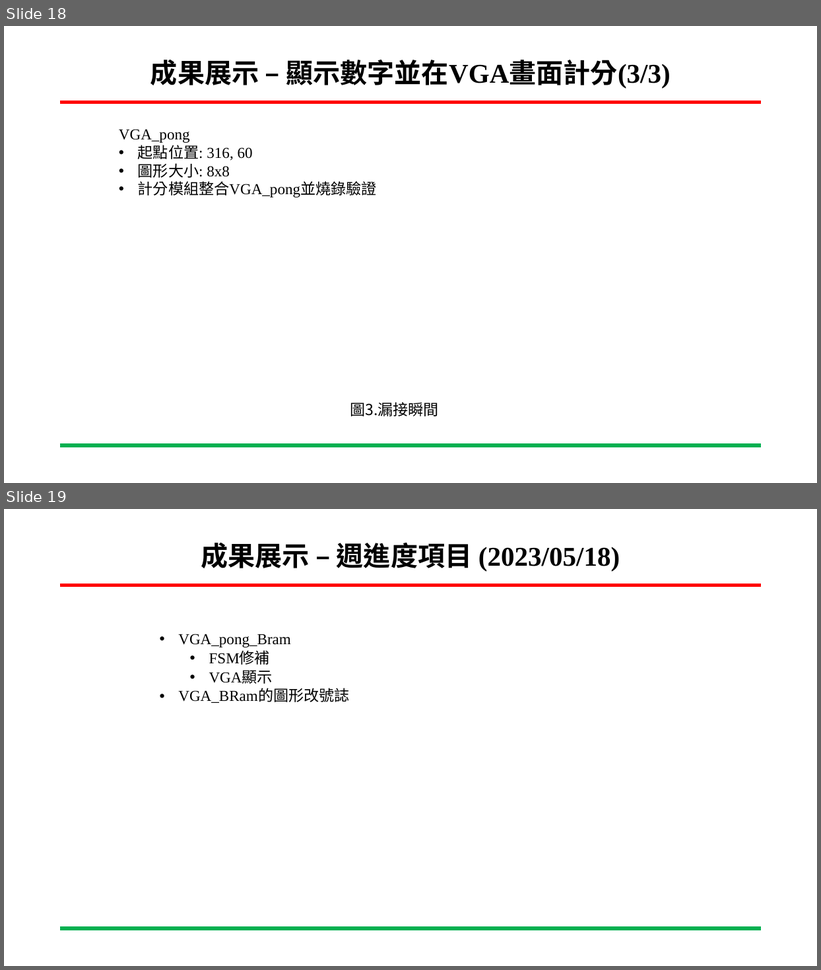
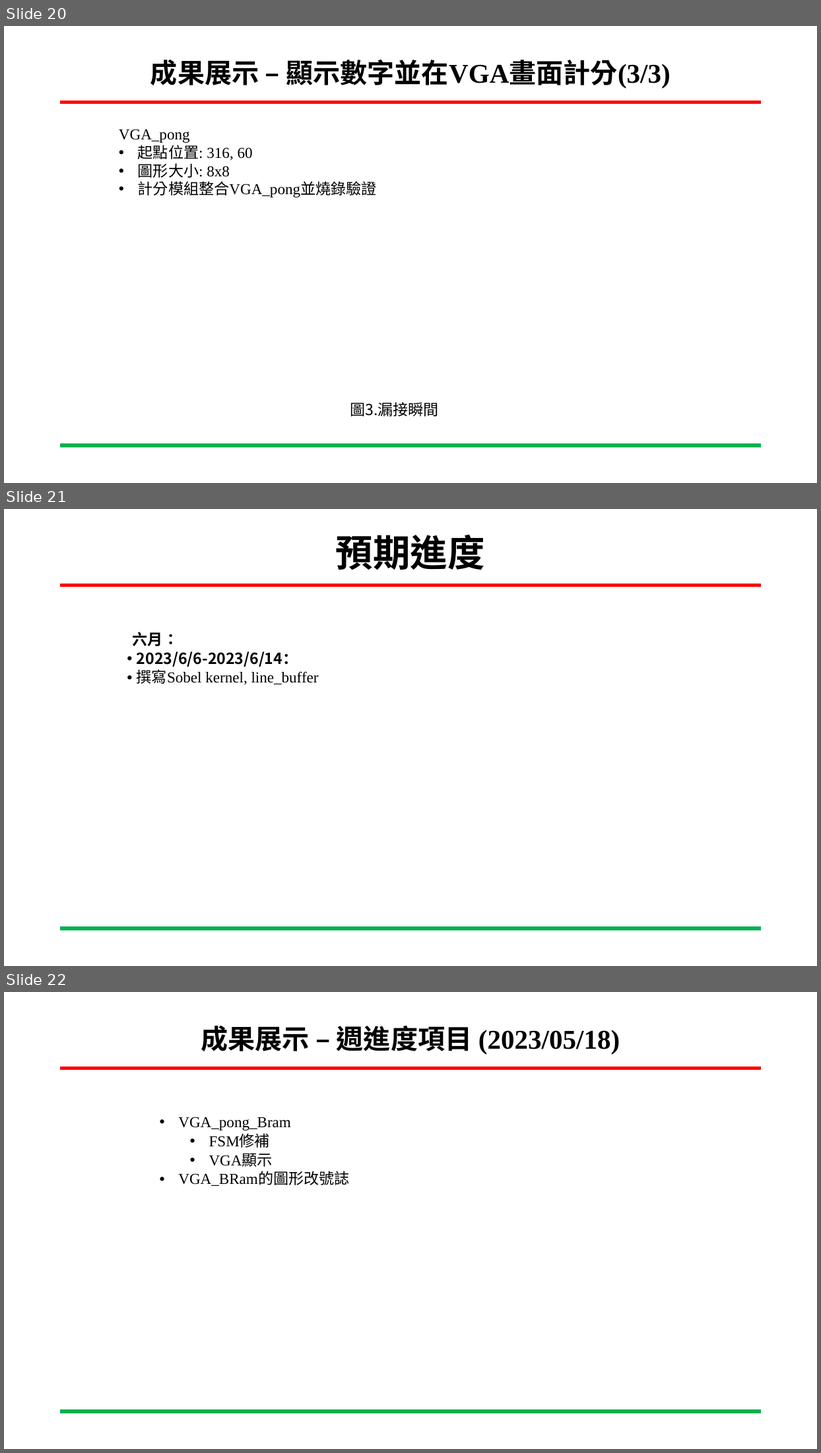
Before and after one commit to ing0331/FPGA, a slide deck: HW6_BRam_VGA/N06-Tutorial/專案進度報告-BRam_VGA-吳東穎-20230525.pptx. Shown one above the other, each under a label of ours: slides 18 and 19 before the commit, slides 20, 21 and 22 after it. The pictures are 821x970 and 821x1453 pixels, drawn with LibreOffice and Linux fonts; fonts in the diff are those of the drawing; background and template pictures are left out. Boxes give left, top, right and bottom in pixels: in the first picture for what was removed or moved away, otherwise in the second. Text is boxed around its words. In the diff, an @@ line names an element or a change of style, - is before the commit and + after.

```diff
--- a/HW6_BRam_VGA/N06-Tutorial/專案進度報告-BRam_VGA-吳東穎-20230525.pptx
+++ b/HW6_BRam_VGA/N06-Tutorial/專案進度報告-BRam_VGA-吳東穎-20230525.pptx
@@ slide 21 added at bbox=[4, 509, 817, 966], background #FFFFFF; not listed: 2 template elements that a slide beside it also shows @@
@@ title added at bbox=[336, 534, 485, 570], 44 pt, text #000000, bold @@
+預期進度
@@ text added at bbox=[133, 632, 319, 685], 18 pt, text #000000 @@
+    六月：
+      • 2023/6/6-2023/6/14：
+      • 撰寫Sobel kernel, line_buffer
@@ what was slide 18 is now slide 20 @@
@@ what was slide 19 is now slide 22 @@
```
Also in this commit, not shown: 3 slides changed, 2 other slides added, 8 other files.
